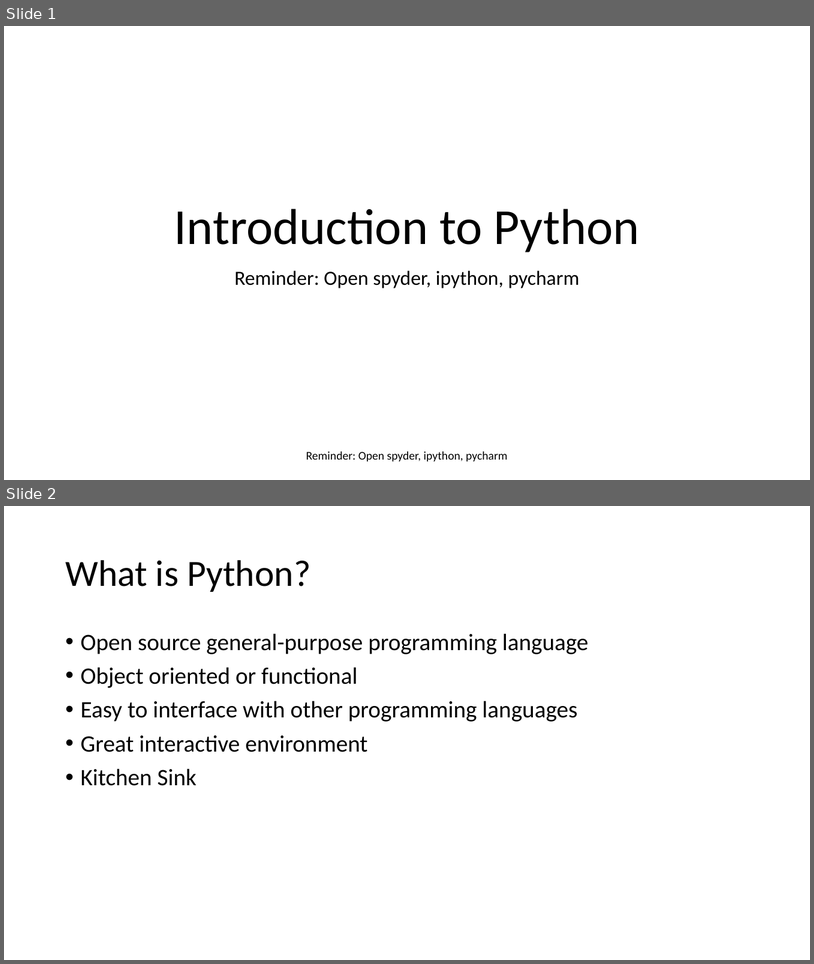
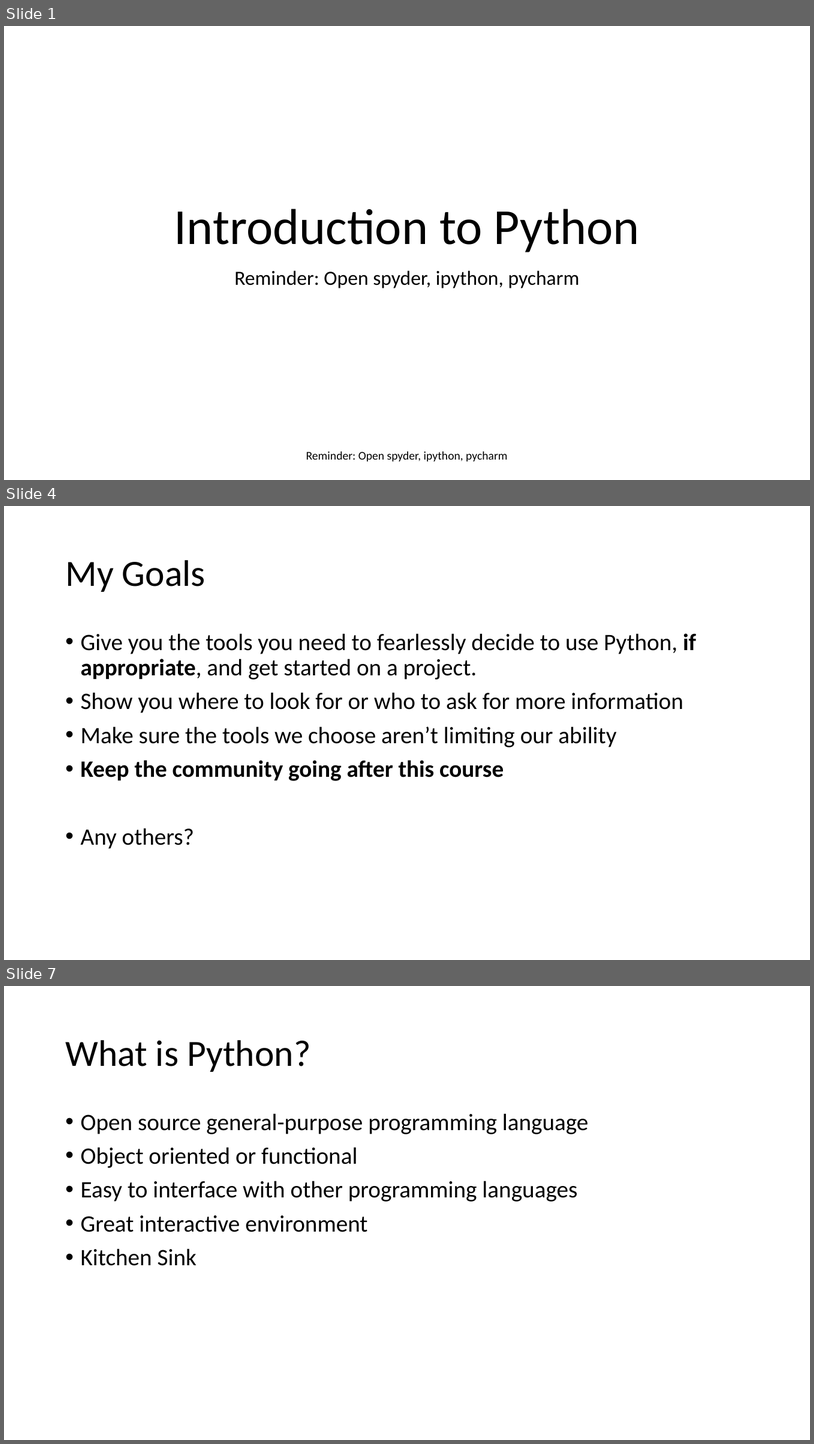
Before and after one commit to LimnoTech/Python-Data-Analysis-Course, a slide deck: Day1/IntroToPython/IntroToPython.pptx. Shown one above the other, each under a label of ours: slides 1 and 2 before the commit, slides 1, 4 and 7 after it; the slides between them are not shown. The pictures are 814x964 and 814x1444 pixels, drawn with LibreOffice and Linux fonts; fonts in the diff are those of the drawing. Boxes give left, top, right and bottom in pixels: in the first picture for what was removed or moved away, otherwise in the second. Text is boxed around its words. In the diff, an @@ line names an element or a change of style, - is before the commit and + after.

Commit message:
update powerpoint

```diff
--- a/Day1/IntroToPython/IntroToPython.pptx
+++ b/Day1/IntroToPython/IntroToPython.pptx
@@ slide 4 added at [4,506,810,960], background #FFFFFF @@
@@ title added at [65,560,206,592], 44 pt, text #000000 @@
+My Goals
@@ text added at [81,633,696,849], 28 pt, text #000000 @@
+• Give you the tools you need to fearlessly decide to use Python, if appropriate, and get started on a project.
+• Show you where to look for or who to ask for more information
+• Make sure the tools we choose aren’t limiting our ability
+• Keep the community going after this course
+• Any others?
@@ what was slide 2 is now slide 7 @@
```
Also in this commit, not shown: 13 other slides added, 1 other file.
